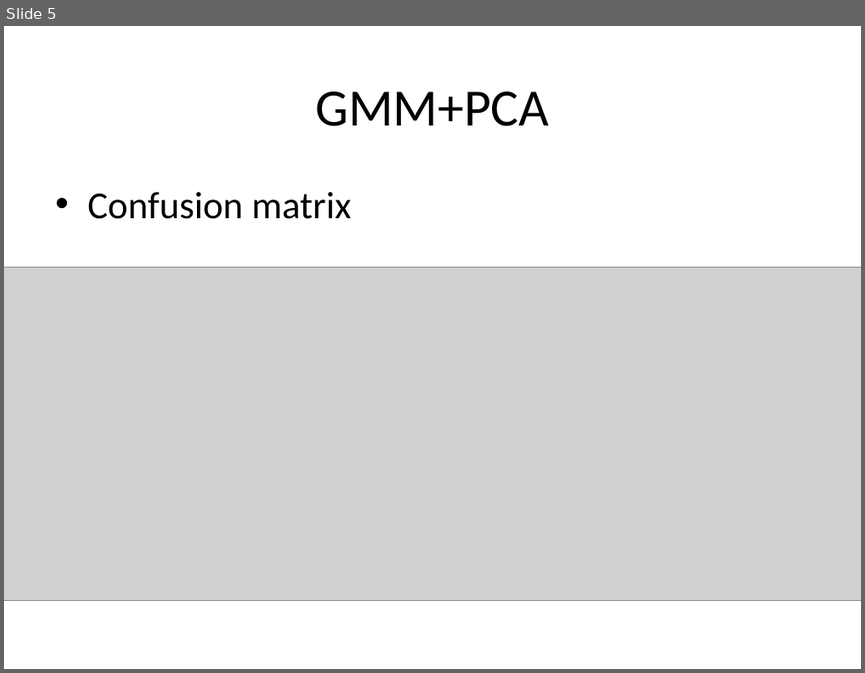
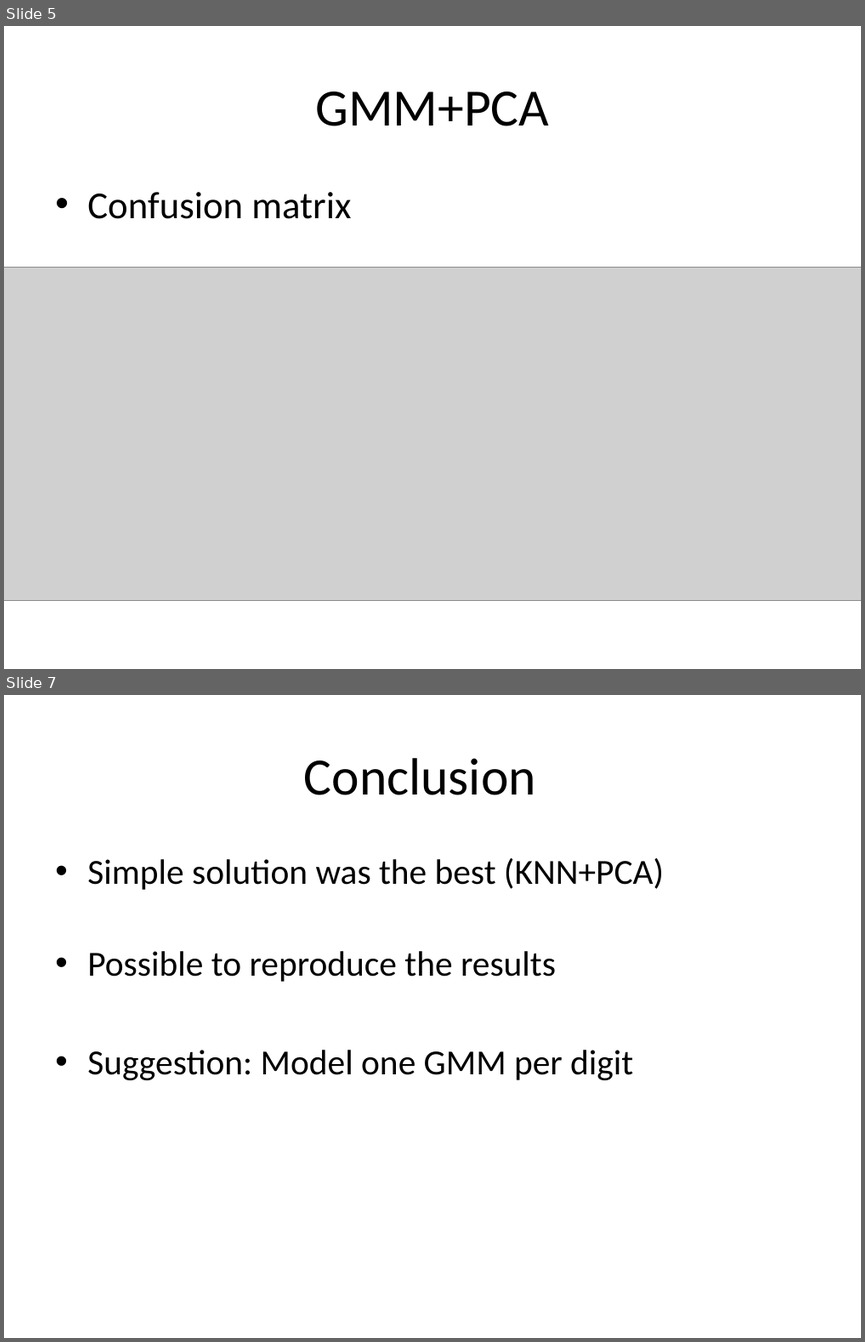
Before and after one commit to tiagofrepereira2012/FSPR_miniproject, a slide deck: presentation/Presentation.pptx. Shown one above the other, each under a label of ours: slide 5 before the commit, slides 5 and 7 after it; the slides between them are not shown. The pictures are 865x673 and 865x1342 pixels, drawn with LibreOffice and Linux fonts; fonts in the diff are those of the drawing; grey boxes stand for pictures. Boxes give left, top, right and bottom in pixels: in the first picture for what was removed or moved away, otherwise in the second. Text is boxed around its words. In the diff, an @@ line names an element or a change of style, - is before the commit and + after.

```diff
--- a/presentation/Presentation.pptx
+++ b/presentation/Presentation.pptx
@@ slide 7 added at bbox=[4, 695, 861, 1338], background #FFFFFF @@
@@ title added at bbox=[304, 758, 536, 795], 44 pt, text #000000 @@
+Conclusion
@@ text added at bbox=[87, 858, 664, 1080], 29.6 pt, text #000000 @@
+• Simple solution was the best (KNN+PCA)
+• Possible to reproduce the results
+• Suggestion: Model one GMM per digit
```
Also in this commit, not shown: 3 slides changed, 1 other file.
